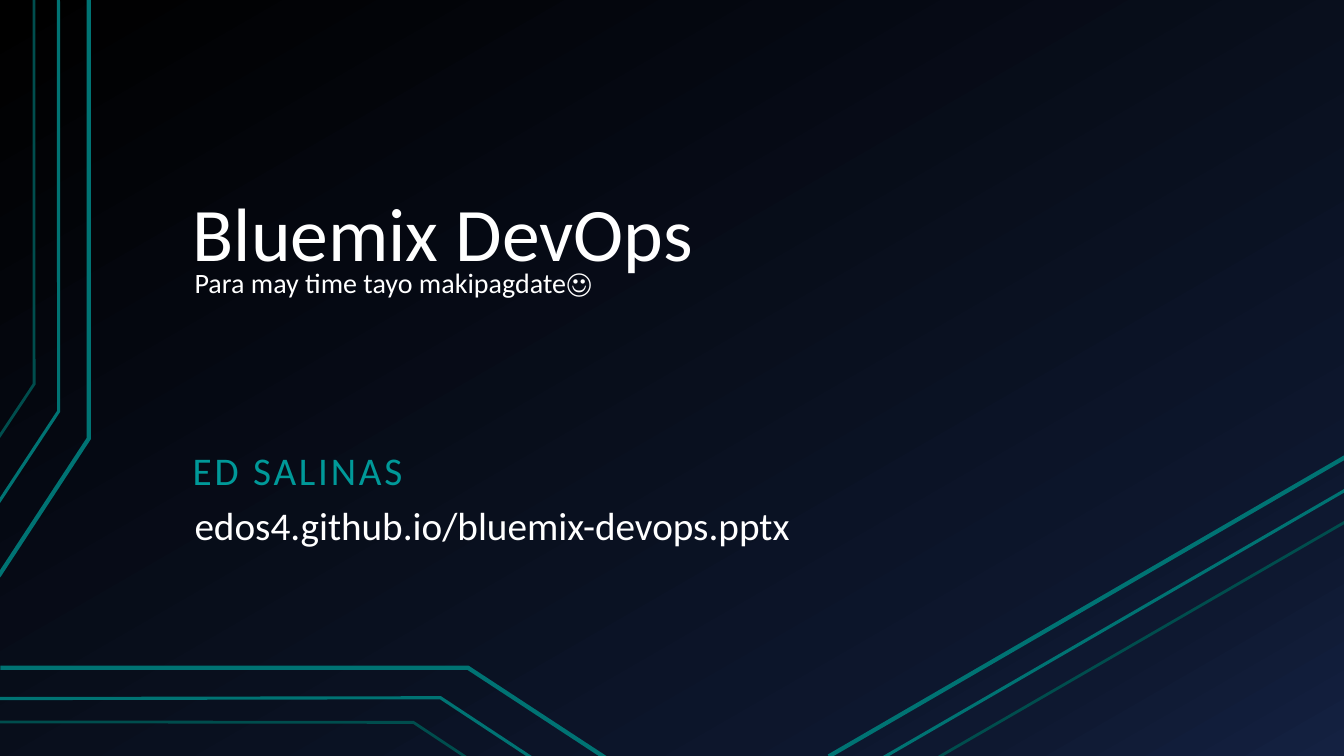
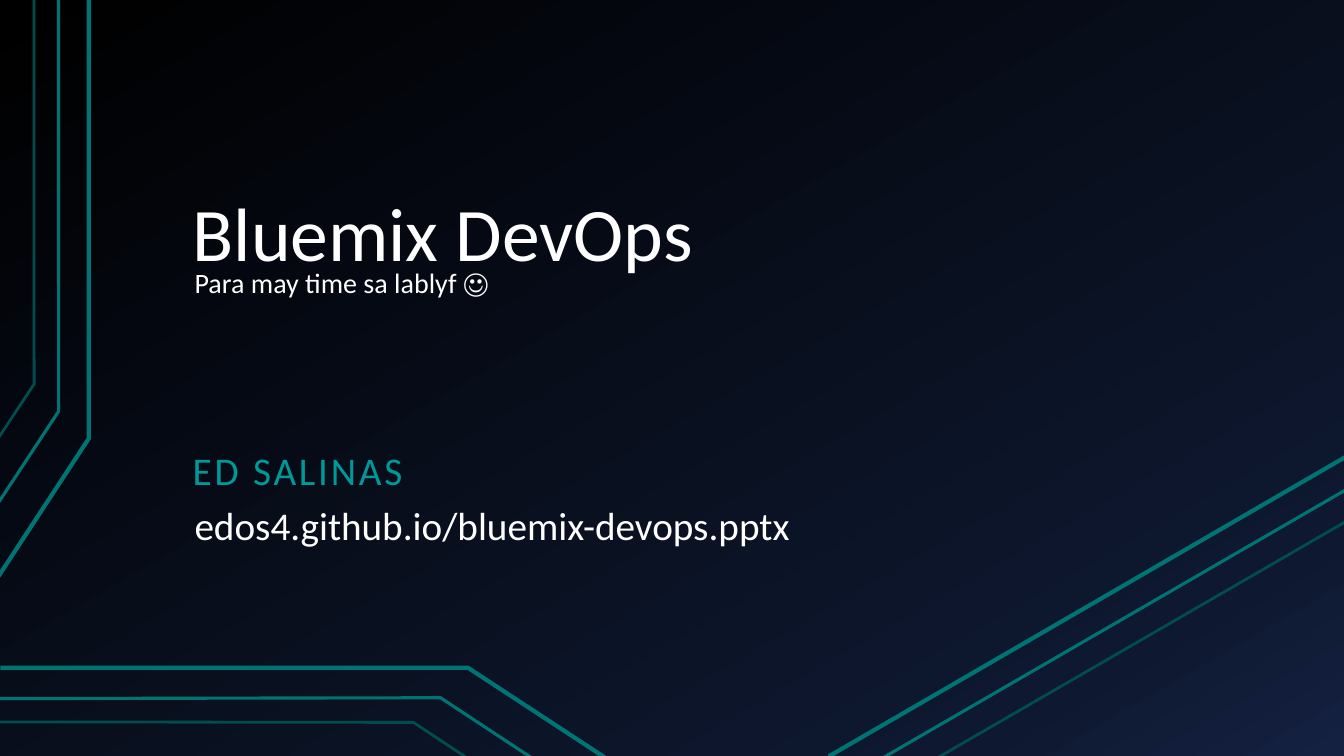
Before and after one commit to edos4/edos4.github.io, a slide deck: slide 2 of bluemix-devops.pptx. Drawn at 1344x756 pixels with LibreOffice and Linux fonts; fonts in the diff are those of the drawing. Boxes give left, top, right and bottom in pixels: in the first picture for what was removed or moved away, otherwise in the second. Text is boxed around its words. In the diff, an @@ line names an element or a change of style, - is before the commit and + after.

```diff
--- a/bluemix-devops.pptx
+++ b/bluemix-devops.pptx
@@ text at [195, 273, 456, 298]: text changed @@
-Para may time tayo makipagdate☺
+Para may time sa lablyf ☺
```
Also in this commit, not shown: 1 other slide changed.
